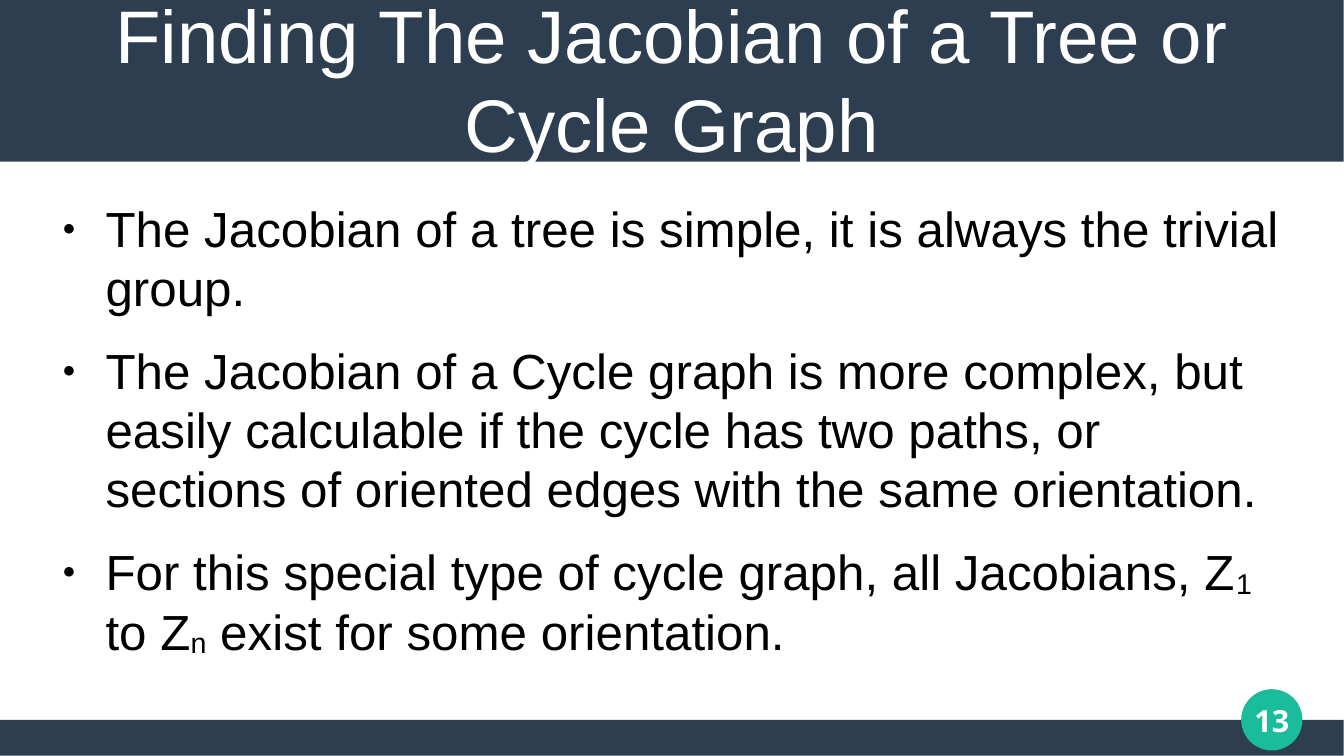
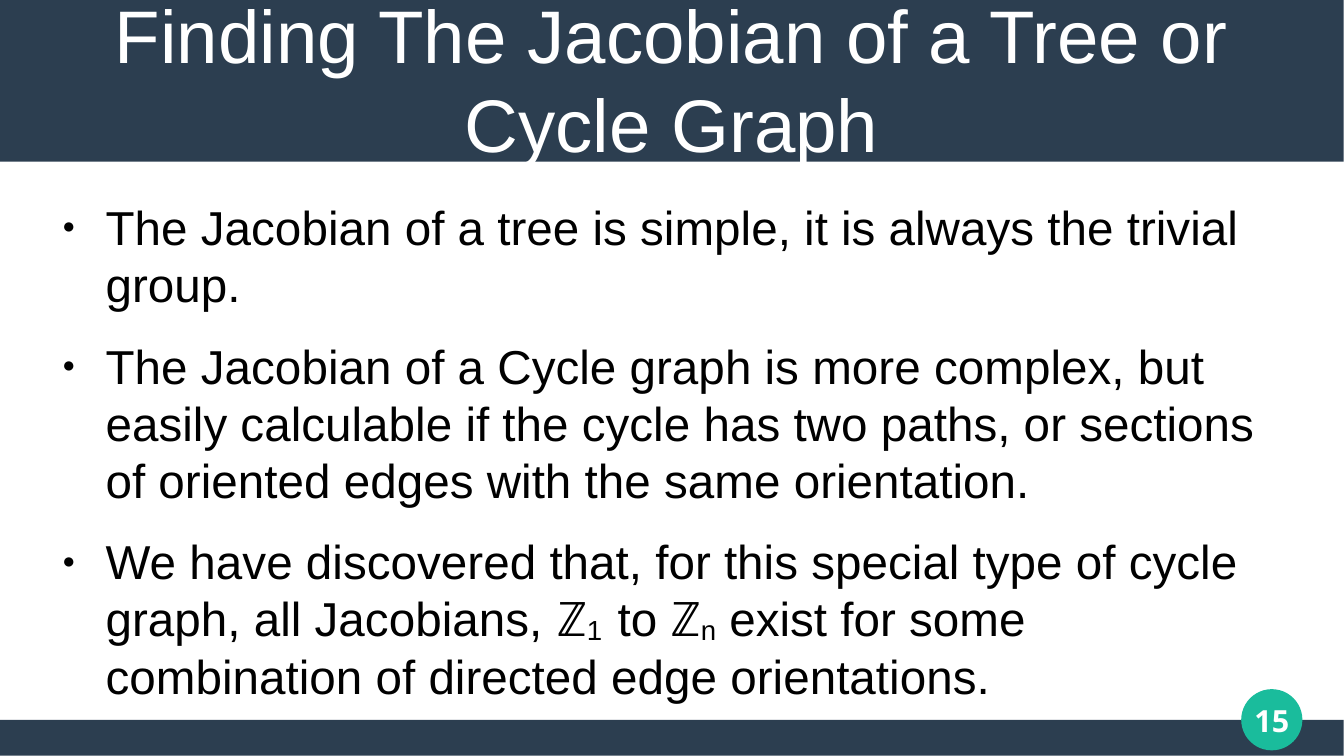
Before and after one commit to matthew-pisano/ChipFiring, a slide deck: slide 15 of Docs/generalPresentation.pptx (slide 13 before the commit). Drawn at 1344x756 pixels with LibreOffice and Linux fonts; fonts in the diff are those of the drawing. Boxes give left, top, right and bottom in pixels: in the first picture for what was removed or moved away, otherwise in the second. Text is boxed around its words. In the diff, an @@ line names an element or a change of style, - is before the commit and + after.

```diff
--- a/Docs/generalPresentation.pptx
+++ b/Docs/generalPresentation.pptx
@@ text at [106,210,1254,507]: size 29.1 to 28.2 pt in "The Jacobian of a tree is simple, ...", "The Jacobian of a Cycle graph is ..." @@
@@ text at [106,544,1237,703]: text changed; size 29.1 to 28.2 pt @@
-● For this special type of cycle graph, all Jacobians, Z1 to Zn exist for some orientation.
+● We have discovered that, for this special type of cycle graph, all Jacobians, ℤ1 to ℤn exist for some combination of directed edge orientations.
@@ page number at [1254,710,1289,733]: text changed @@
-13
+15
```
Also in this commit, not shown: 11 other slides changed, 2 slides added, 7 other files.
